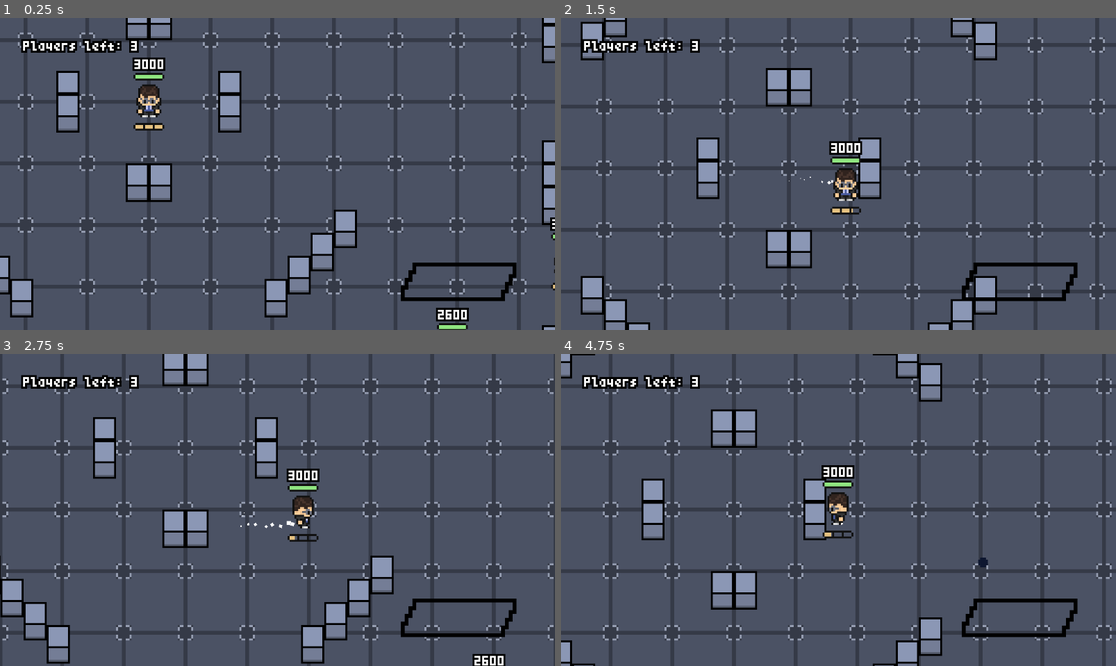
Above: before the commit, frames 1-4 (two rows, left to right).
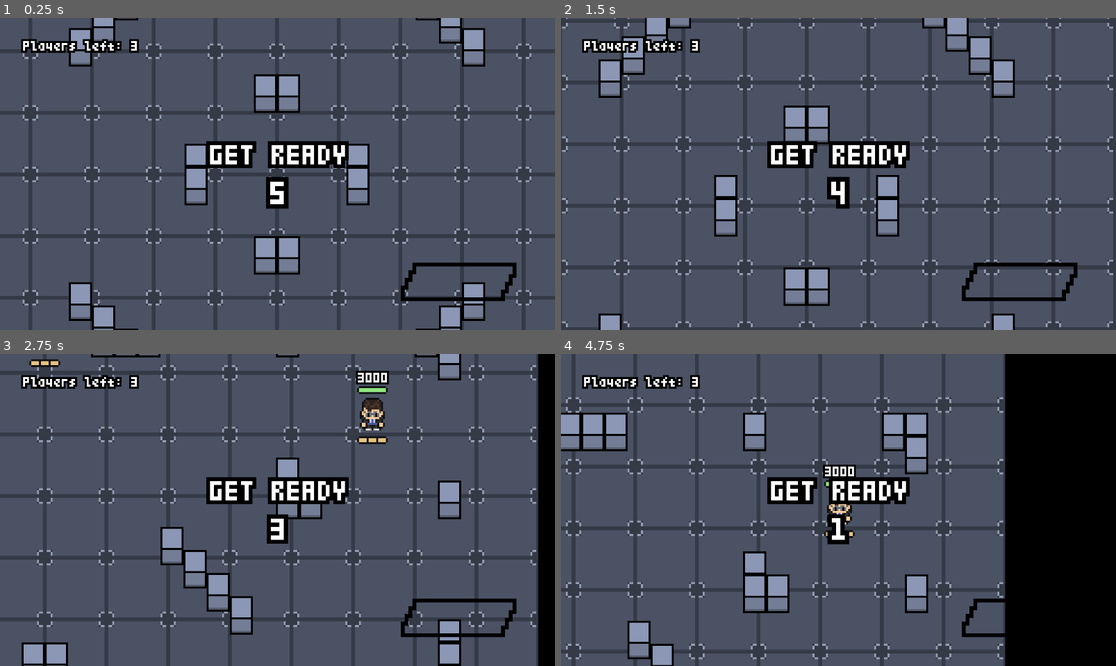
Above: after the commit, the same moments.

Repository: ppaluchowski64/SCI-Stars
Game: Godot game, scene res://scenes/battle.tscn
The game is run twice, just before and just after one commit, with the same random seed, the same clock (stepped at 60 frames per second) and the same inputs.
Inputs (mouse positions are in pixels of both pictures, inside the frame that each line leads up to):
- Up to frame 1 (0.25 s): no input
- Up to frame 2 (1.5 s): move the mouse to (960, 158) at 0.52 s; hold D (right) 0.53-1.28 s; click (960, 158) at 0.6 s; right-click (960, 158) at 0.8 s; move the mouse to (727, 189) at 1.27 s; hold S (down) from 1.28 s (still down); right-click (727, 189) at 1.35 s
- Up to frame 3 (2.75 s): click (166, 525) at 1.55 s; move the mouse to (333, 441) at 2.02 s; release S (down) at 2.03 s; hold D (right) from 2.03 s (still down); click (333, 441) at 2.1 s; right-click (333, 441) at 2.3 s
- Up to frame 4 (4.75 s): move the mouse to (810, 572) at 2.77 s; release D (right) at 2.78 s; hold W (up) 2.78-3.53 s; right-click (810, 572) at 2.85 s; click (810, 572) at 3.05 s; move the mouse to (1005, 556) at 3.52 s; hold A (left) from 3.53 s (still down); click (1005, 556) at 3.6 s; right-click (1005, 556) at 3.8 s; move the mouse to (672, 463) at 4.27 s; right-click (672, 463) at 4.35 s; click (672, 463) at 4.55 s

The runs differ from the first frame. In frame 1, 35% of the frame differs, in the area x 0-100%, y 0-100%; in frame 2, 37%; in frame 3, 39%; in frame 4, 51%.

Commit message:
Add game start animation, set up final player spawn rules

Diff:
--- a/game/scenes/battle.tscn
+++ b/game/scenes/battle.tscn
@@ -32,6 +32,21 @@
 physics_layer_0/collision_layer = 3
 physics_layer_0/collision_mask = 3
 sources/0 = SubResource("TileSetAtlasSource_urc0o")
+
+[sub_resource type="WorldBoundaryShape2D" id="WorldBoundaryShape2D_v7i3o"]
+normal = Vector2(0, 1)
+distance = -1024.0
+
+[sub_resource type="WorldBoundaryShape2D" id="WorldBoundaryShape2D_66ngm"]
+normal = Vector2(-1, 0)
+distance = -1024.0
+
+[sub_resource type="WorldBoundaryShape2D" id="WorldBoundaryShape2D_03edq"]
+distance = -1024.0
+
+[sub_resource type="WorldBoundaryShape2D" id="WorldBoundaryShape2D_22uqi"]
+normal = Vector2(1, 0)
+distance = -1024.0
 
 [sub_resource type="ShaderMaterial" id="ShaderMaterial_bs0a1"]
 shader = ExtResource("6_c3103")
@@ -107,11 +122,225 @@
 &"enter": SubResource("Animation_yy2ah")
 }
 
+[sub_resource type="ShaderMaterial" id="ShaderMaterial_v7i3o"]
+shader = ExtResource("6_c3103")
+shader_parameter/outline_color = Color(0, 0, 0, 1)
+shader_parameter/is_visible = true
+
+[sub_resource type="Animation" id="Animation_v7i3o"]
+resource_name = "countdown"
+length = 6.5
+step = 0.25
+tracks/0/type = "value"
+tracks/0/imported = false
+tracks/0/enabled = true
+tracks/0/path = NodePath("Labels/CountLabel/Label:text")
+tracks/0/interp = 1
+tracks/0/loop_wrap = true
+tracks/0/keys = {
+"times": PackedFloat32Array(0, 1, 2, 3, 4),
+"transitions": PackedFloat32Array(1, 1, 1, 1, 1),
+"update": 1,
+"values": ["5", "4", "3", "2", "1"]
+}
+tracks/1/type = "value"
+tracks/1/imported = false
+tracks/1/enabled = true
+tracks/1/path = NodePath("Labels/CountLabel:scale")
+tracks/1/interp = 1
+tracks/1/loop_wrap = true
+tracks/1/keys = {
+"times": PackedFloat32Array(0, 0.95, 1, 1.95, 2, 2.95, 3, 3.95, 4, 5),
+"transitions": PackedFloat32Array(1, 1, 2, 1, 2, 1, 2, 1, 2, 1),
+"update": 0,
+"values": [Vector2(10, 10), Vector2(8, 8), Vector2(10, 10), Vector2(8, 8), Vector2(10, 10), Vector2(8, 8), Vector2(10, 10), Vector2(8, 8), Vector2(10, 10), Vector2(8, 8)]
+}
+tracks/2/type = "value"
+tracks/2/imported = false
+tracks/2/enabled = true
+tracks/2/path = NodePath("Labels/CountLabel/Label:visible")
+tracks/2/interp = 1
+tracks/2/loop_wrap = true
+tracks/2/keys = {
+"times": PackedFloat32Array(0, 5),
+"transitions": PackedFloat32Array(1, 1),
+"update": 1,
+"values": [true, false]
+}
+tracks/3/type = "value"
+tracks/3/imported = false
+tracks/3/enabled = true
+tracks/3/path = NodePath("Labels/TextLabel:scale")
+tracks/3/interp = 1
+tracks/3/loop_wrap = true
+tracks/3/keys = {
+"times": PackedFloat32Array(0, 5, 5.3333, 5.6667, 6, 6.5),
+"transitions": PackedFloat32Array(1, 2, -2, -2, -2, -2),
+"update": 0,
+"values": [Vector2(8, 8), Vector2(8, 8), Vector2(12, 12), Vector2(10, 10), Vector2(12, 12), Vector2(0, 0)]
+}
+tracks/4/type = "value"
+tracks/4/imported = false
+tracks/4/enabled = true
+tracks/4/path = NodePath("Labels/TextLabel/Label:text")
+tracks/4/interp = 1
+tracks/4/loop_wrap = true
+tracks/4/keys = {
+"times": PackedFloat32Array(0, 5),
+"transitions": PackedFloat32Array(1, 1),
+"update": 1,
+"values": ["GET READY", "GO!"]
+}
+tracks/5/type = "value"
+tracks/5/imported = false
+tracks/5/enabled = true
+tracks/5/path = NodePath("Labels/TextLabel:position")
+tracks/5/interp = 1
+tracks/5/loop_wrap = true
+tracks/5/keys = {
+"times": PackedFloat32Array(0, 4.9999, 5),
+"transitions": PackedFloat32Array(1, 1, 1),
+"update": 0,
+"values": [Vector2(0, 0), Vector2(0, 0), Vector2(0, 40)]
+}
+tracks/6/type = "value"
+tracks/6/imported = false
+tracks/6/enabled = true
+tracks/6/path = NodePath("../Camera2D:is_following")
+tracks/6/interp = 1
+tracks/6/loop_wrap = true
+tracks/6/keys = {
+"times": PackedFloat32Array(0.03, 5),
+"transitions": PackedFloat32Array(1, 1),
+"update": 1,
+"values": [false, true]
+}
+tracks/7/type = "method"
+tracks/7/imported = false
+tracks/7/enabled = true
+tracks/7/path = NodePath("../Camera2D")
+tracks/7/interp = 1
+tracks/7/loop_wrap = true
+tracks/7/keys = {
+"times": PackedFloat32Array(0.03),
+"transitions": PackedFloat32Array(1),
+"values": [{
+"args": [],
+"method": &"start_animation"
+}]
+}
+tracks/8/type = "method"
+tracks/8/imported = false
+tracks/8/enabled = true
+tracks/8/path = NodePath("..")
+tracks/8/interp = 1
+tracks/8/loop_wrap = true
+tracks/8/keys = {
+"times": PackedFloat32Array(5),
+"transitions": PackedFloat32Array(1),
+"values": [{
+"args": [false],
+"method": &"block_player_controls"
+}]
+}
+
+[sub_resource type="Animation" id="Animation_66ngm"]
+length = 0.001
+tracks/0/type = "value"
+tracks/0/imported = false
+tracks/0/enabled = true
+tracks/0/path = NodePath("Labels/CountLabel/Label:text")
+tracks/0/interp = 1
+tracks/0/loop_wrap = true
+tracks/0/keys = {
+"times": PackedFloat32Array(0),
+"transitions": PackedFloat32Array(1),
+"update": 1,
+"values": ["1"]
+}
+tracks/1/type = "value"
+tracks/1/imported = false
+tracks/1/enabled = true
+tracks/1/path = NodePath("Labels/CountLabel:scale")
+tracks/1/interp = 1
+tracks/1/loop_wrap = true
+tracks/1/keys = {
+"times": PackedFloat32Array(0),
+"transitions": PackedFloat32Array(1),
+"update": 0,
+"values": [Vector2(8, 8)]
+}
+tracks/2/type = "value"
+tracks/2/imported = false
+tracks/2/enabled = true
+tracks/2/path = NodePath("Labels/CountLabel/Label:visible")
+tracks/2/interp = 1
+tracks/2/loop_wrap = true
+tracks/2/keys = {
+"times": PackedFloat32Array(0),
+"transitions": PackedFloat32Array(1),
+"update": 1,
+"values": [true]
+}
+tracks/3/type = "value"
+tracks/3/imported = false
+tracks/3/enabled = true
+tracks/3/path = NodePath("Labels/TextLabel:scale")
+tracks/3/interp = 1
+tracks/3/loop_wrap = true
+tracks/3/keys = {
+"times": PackedFloat32Array(0),
+"transitions": PackedFloat32Array(1),
+"update": 0,
+"values": [Vector2(8, 8)]
+}
+tracks/4/type = "value"
+tracks/4/imported = false
+tracks/4/enabled = true
+tracks/4/path = NodePath("Labels/TextLabel/Label:text")
+tracks/4/interp = 1
+tracks/4/loop_wrap = true
+tracks/4/keys = {
+"times": PackedFloat32Array(0),
+"transitions": PackedFloat32Array(1),
+"update": 1,
+"values": ["GET READY"]
+}
+tracks/5/type = "value"
+tracks/5/imported = false
+tracks/5/enabled = true
+tracks/5/path = NodePath("Labels/TextLabel:position")
+tracks/5/interp = 1
+tracks/5/loop_wrap = true
+tracks/5/keys = {
+"times": PackedFloat32Array(0),
+"transitions": PackedFloat32Array(1),
+"update": 0,
+"values": [Vector2(0, 0)]
+}
+tracks/6/type = "value"
+tracks/6/imported = false
+tracks/6/enabled = true
+tracks/6/path = NodePath("../Camera2D:is_following")
+tracks/6/interp = 1
+tracks/6/loop_wrap = true
+tracks/6/keys = {
+"times": PackedFloat32Array(0),
+"transitions": PackedFloat32Array(1),
+"update": 1,
+"values": [false]
+}
+
+[sub_resource type="AnimationLibrary" id="AnimationLibrary_03edq"]
+_data = {
+&"RESET": SubResource("Animation_66ngm"),
+&"countdown": SubResource("Animation_v7i3o")
+}
+
 [node name="Battle" type="Node2D"]
 script = ExtResource("1_f75g0")
 
 [node name="Camera2D" type="Camera2D" parent="." node_paths=PackedStringArray("players")]
-position = Vector2(576, 324)
 script = ExtResource("3_m8bpv")
 players = NodePath("../Players")
 
@@ -124,12 +353,28 @@
 
 [node name="Walls" type="TileMapLayer" parent="Environment" groups=["obstacle"]]
 scale = Vector2(4, 4)
-tile_map_data = PackedByteArray("AAARAO7/AAAAAAAAAAAQAO7/AAA …(1120 unchanged characters)… AAAAAAAADAP//AAAAAAAAAAADAAAAAAAAAAAAAAA=")
+tile_map_data = PackedByteArray("AAARAO7/AAAAAAAAAAAQAO7/AAA …(1120 unchanged characters)… AAAAAAAADAP//AAAAAAAAAAADAAAAAAAAAAAAAAAKAAoAAAAAAAAAAAALAAoAAAAAAAAAAAAKAAsAAAAAAAAAAAD1/woAAAAAAAAAAAD0/woAAAAAAAAAAAD1/wsAAAAAAAAAAAA=")
 tile_set = SubResource("TileSet_82aoe")
 
 [node name="Players" type="Node2D" parent="."]
 
 [node name="FX" type="Node2D" parent="."]
+
+[node name="WorldBorder" type="StaticBody2D" parent="."]
+collision_layer = 3
+collision_mask = 3
+
+[node name="Top" type="CollisionShape2D" parent="WorldBorder"]
+shape = SubResource("WorldBoundaryShape2D_v7i3o")
+
+[node name="Right" type="CollisionShape2D" parent="WorldBorder"]
+shape = SubResource("WorldBoundaryShape2D_66ngm")
+
+[node name="Bottom" type="CollisionShape2D" parent="WorldBorder"]
+shape = SubResource("WorldBoundaryShape2D_03edq")
+
+[node name="Left" type="CollisionShape2D" parent="WorldBorder"]
+shape = SubResource("WorldBoundaryShape2D_22uqi")
 
 [node name="UserInterface" type="CanvasLayer" parent="." node_paths=PackedStringArray("players")]
 script = ExtResource("4_4e2gx")
@@ -256,4 +501,73 @@
 &"": SubResource("AnimationLibrary_fprax")
 }
 
+[node name="StartScreen" type="CanvasLayer" parent="."]
+offset = Vector2(24, -16)
+transform = Transform2D(1, 0, 0, 1, 24, -16)
+
+[node name="Labels" type="Control" parent="StartScreen"]
+layout_mode = 3
+anchors_preset = 8
+anchor_left = 0.5
+anchor_top = 0.5
+anchor_right = 0.5
+anchor_bottom = 0.5
+offset_left = -20.0
+offset_top = -20.0
+offset_right = 20.0
+offset_bottom = 20.0
+grow_horizontal = 2
+grow_vertical = 2
+
+[node name="TextLabel" type="Node2D" parent="StartScreen/Labels"]
+scale = Vector2(8, 8)
+
+[node name="Label" type="Label" parent="StartScreen/Labels/TextLabel"]
+material = SubResource("ShaderMaterial_v7i3o")
+anchors_preset = 8
+anchor_left = 0.5
+anchor_top = 0.5
+anchor_right = 0.5
+anchor_bottom = 0.5
+offset_left = -18.0
+offset_top = -3.0
+offset_right = 18.0
+offset_bottom = 3.0
+grow_horizontal = 2
+grow_vertical = 2
+size_flags_horizontal = 4
+theme = SubResource("Theme_yve2r")
+text = "GET READY"
+horizontal_alignment = 1
+vertical_alignment = 1
+
+[node name="CountLabel" type="Node2D" parent="StartScreen/Labels"]
+position = Vector2(0, 80)
+scale = Vector2(8, 8)
+
+[node name="Label" type="Label" parent="StartScreen/Labels/CountLabel"]
+material = SubResource("ShaderMaterial_v7i3o")
+anchors_preset = 8
+anchor_left = 0.5
+anchor_top = 0.5
+anchor_right = 0.5
+anchor_bottom = 0.5
+offset_left = -18.0
+offset_top = -3.0
+offset_right = 18.0
+offset_bottom = 3.0
+grow_horizontal = 2
+grow_vertical = 2
+size_flags_horizontal = 4
+theme = SubResource("Theme_yve2r")
+text = "1"
+horizontal_alignment = 1
+vertical_alignment = 1
+
+[node name="AnimationPlayer" type="AnimationPlayer" parent="StartScreen"]
+libraries = {
+&"": SubResource("AnimationLibrary_03edq")
+}
+autoplay = "countdown"
+
 [connection signal="button_down" from="EndScreen/ButtonParent/OffsetNode/ButtonProceed" to="." method="_on_button_proceed_button_down"]
--- a/game/scripts/battle_manager.gd
+++ b/game/scripts/battle_manager.gd
@@ -10,13 +10,17 @@
 
 var next_free_player_id = 0
 
-func spawn_player(x: float, y: float, character_id: Characters.ID) -> Node:
+func block_player_controls(value: bool):
+	for player in players.get_children():
+		player.block_controls = value
+
+func spawn_player(x: float, y: float, character_id: Characters.ID, player_id: int = get_exclusive_player_id()) -> Node:
 	print("Spawning a player...")
 
 	var player = Characters.custom_character(character_id)
 
 	player.global_position = Vector2(x, y)
-	player.id = get_exclusive_player_id()
+	player.id = player_id
 
 	player.update_player_count.connect(_update_player_count)
 
@@ -37,22 +41,33 @@
 	return next_free_player_id - 1
 
 func start_game() -> void:
-	#Engine.max_fps = 60
+	var player_spawn_pos = [
+		Vector2(0, -840), Vector2(840, 0), Vector2(0, 840), Vector2(-840, 0),
+		Vector2(680, -680), Vector2(680, 680), Vector2(-680, 680), Vector2(-680, -680)
+	]
 
-	var main_player = spawn_player(0, 0, PlayerData.selected_character)
+	var main_player: Node
+	var main_player_id: int = randi_range(0, 7)
+	var i: int = 0
 
-	spawn_player(630, 520, Characters.ID.JACK)
-	spawn_player(867, 332, Characters.ID.PABLO)
+	for pos in player_spawn_pos:
+		if i == main_player_id:
+			main_player = spawn_player(pos.x, pos.y, PlayerData.selected_character, i)
+		else:
+			spawn_player(pos.x, pos.y, Characters.ID.values().pick_random(), i)
+
+		i += 1
 
 	# If you are reading this Pablo, use this if you can't get main_player anyhow else
 	# camera.setup_target()
 
+	main_player.is_main_player = true
 	camera.target = main_player
 	ui.main_player = main_player
 
 func end_game() -> void:
 	for player in players.get_children():
-		player.game_ended = true
+		player.block_controls = true
 
 	end_screen.visible = true
 	end_screen_animation.play("enter")
--- a/game/scripts/camera.gd
+++ b/game/scripts/camera.gd
@@ -1,8 +1,15 @@
 extends Camera2D
 
 @export var players: Node2D
+@export var is_following: bool
 
 var target: Node2D
+
+func start_animation() -> void:
+	var tween: Tween = create_tween()
+
+	tween.set_trans(Tween.TRANS_CIRC)
+	tween.tween_property(self, "global_position", target.global_position, 5.0)
 
 func setup_target(id: int = 0) -> void:
 	for player in players.get_children():
@@ -13,12 +20,12 @@
 	print("No player with id: %s" % id)
 
 func _process(_delta: float) -> void:
-	if target:
+	if target and is_following:
 		var target_pos: Vector2 = target.global_position
 		var w = get_viewport_rect().size.x / 2
 		var h = get_viewport_rect().size.y / 2
 
-		target_pos.x = clamp(target_pos.x, w - 1024, 1024 - w)
-		target_pos.y = clamp(target_pos.y, h - 1024, 1024 - h)
+		target_pos.x = clamp(target_pos.x, w - 1024 - Const.CAMERA_BORDER_MARGIN, 1024 - w + Const.CAMERA_BORDER_MARGIN)
+		target_pos.y = clamp(target_pos.y, h - 1024 - Const.CAMERA_BORDER_MARGIN, 1024 - h + Const.CAMERA_BORDER_MARGIN)
 
 		global_position = lerp(global_position, target_pos, 0.05)
--- a/game/scripts/consts.gd
+++ b/game/scripts/consts.gd
@@ -1,3 +1,4 @@
 extends Node
 
 const STATUS_BAR_SMOOTHNESS: float = 0.275
+const CAMERA_BORDER_MARGIN: float = 64.0
--- a/game/scripts/player.gd
+++ b/game/scripts/player.gd
@@ -39,7 +39,8 @@
 var super_charge: float = 0.0
 
 # Other
-var game_ended: bool = false
+var block_controls: bool = true
+var is_main_player: bool = false
 
 func rad_to_double_dir(angle: float) -> Array:
 	if angle < 0:
@@ -92,7 +93,7 @@
 	get_tree().get_root().call_deferred("add_child", projectile)
 
 func move() -> void:
-	if not game_ended:
+	if not block_controls:
 		dir_vec = Input.get_vector("left", "right", "up", "down")
 	else:
 		dir_vec = Vector2.ZERO
@@ -108,7 +109,7 @@
 # This has to use delta FIX IT
 func shoot(delta: float) -> void:
 	if shoot_cooldown.time_left == 0:
-		if Input.is_action_just_pressed("attack") and ammo >= 1 and not game_ended:
+		if Input.is_action_just_pressed("attack") and ammo >= 1 and not block_controls:
 			shoot_cooldown.start()
 			shoot_animation.start()
 
@@ -125,7 +126,7 @@
 
 		# It's >= instead of == just in case you broke the game and got it above 1
 		# It's pretty much impossible but who knows
-		elif Input.is_action_just_pressed("super_attack") and super_charge >= 1 and not game_ended:
+		elif Input.is_action_just_pressed("super_attack") and super_charge >= 1 and not block_controls:
 			shoot_cooldown.start()
 			shoot_animation.start()
 
@@ -167,7 +168,7 @@
 	sprite.frame = 1
 
 func _process(delta: float) -> void:
-	if id == 0:
+	if is_main_player:
 		move()
 		shoot(delta)
 
Not shown: 1 places in game/scenes/battle.tscn that only renumber resources
